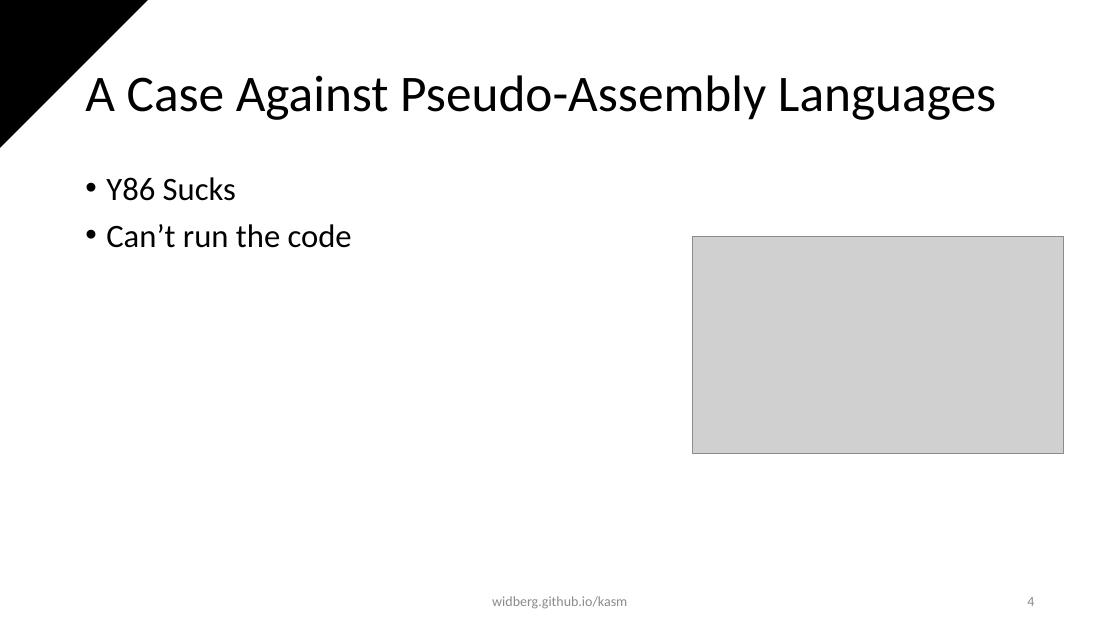
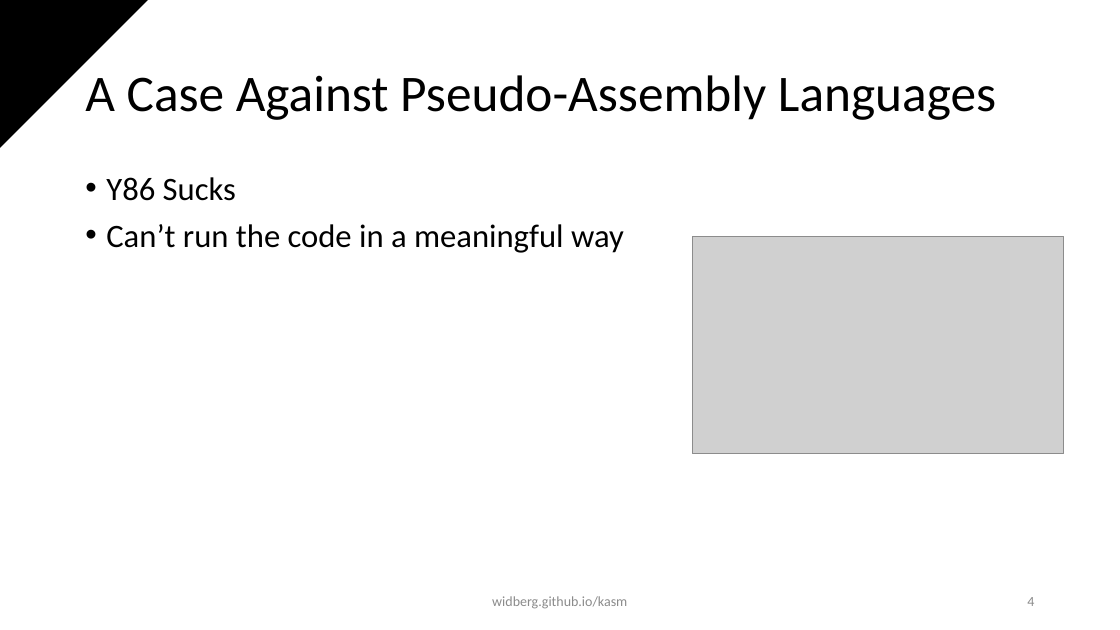
Before and after one commit to widberg/kasm, a slide deck: slide 4 of presentations/introduction.pptx. Drawn at 1120x630 pixels with LibreOffice and Linux fonts; fonts in the diff are those of the drawing; grey boxes stand for pictures; background and template pictures are left out. Boxes give left, top, right and bottom in pixels: in the first picture for what was removed or moved away, otherwise in the second. Text is boxed around its words. In the diff, an @@ line names an element or a change of style, - is before the commit and + after.

```diff
--- a/presentations/introduction.pptx
+++ b/presentations/introduction.pptx
@@ text at (106,224,624,253): text changed @@
-• Can’t run the code
+• Can’t run the code in a meaningful way
```
Also in this commit, not shown: 3 other slides changed, 3 slides added, 12 other files.
